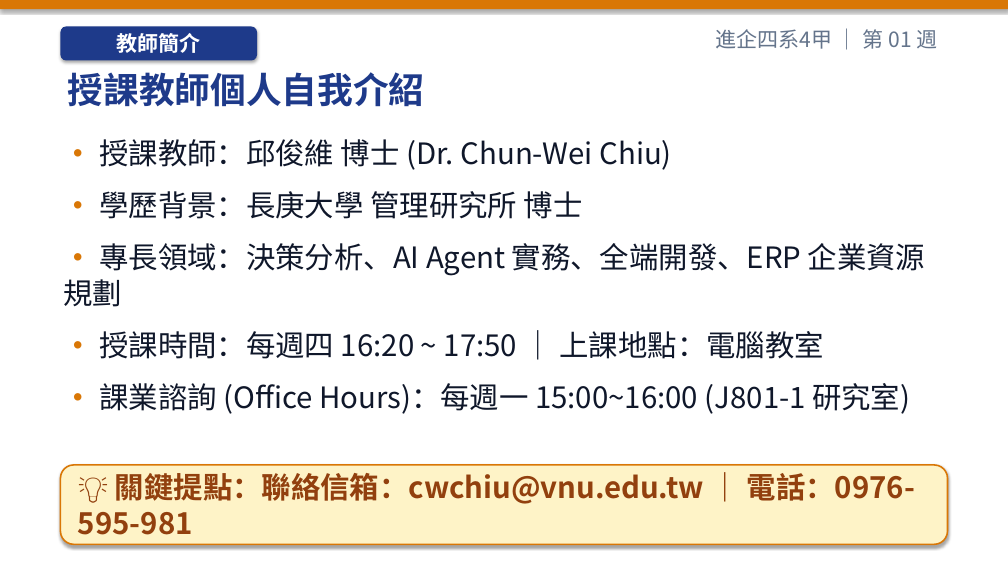
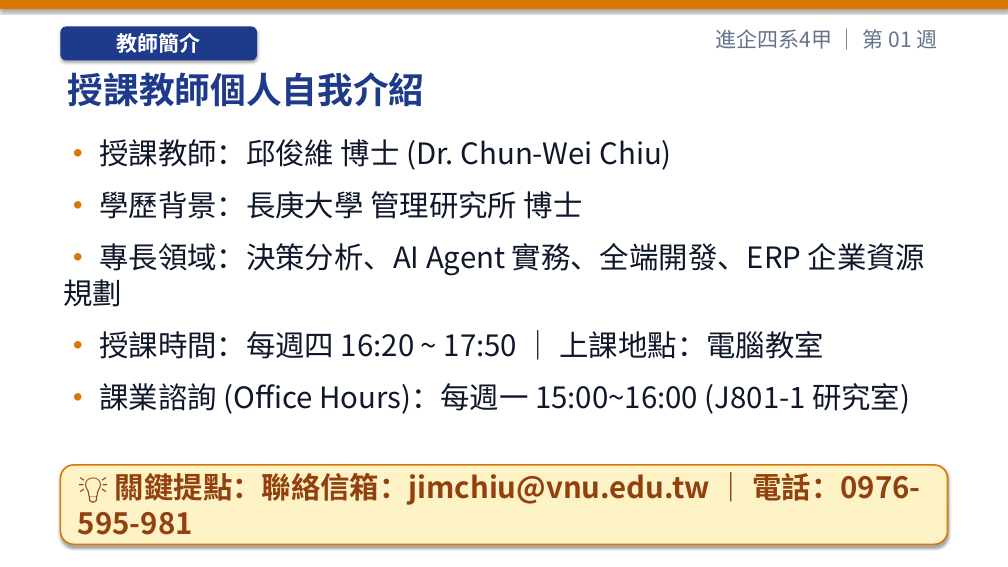
Before and after one commit to h12s12bs/vnu-enterprise-resource-planning, a slide deck: slide 2 of 01_每週教學簡報_PPT/ERP_第01週_課程導論、ERP_概念演進與數位轉型.pptx. Drawn at 1008x567 pixels with LibreOffice and Linux fonts; fonts in the diff are those of the drawing. Boxes give left, top, right and bottom in pixels: in the first picture for what was removed or moved away, otherwise in the second. Text is boxed around its words. In the diff, an @@ line names an element or a change of style, - is before the commit and + after.

```diff
--- a/01_每週教學簡報_PPT/ERP_第01週_課程導論、ERP_概念演進與數位轉型.pptx
+++ b/01_每週教學簡報_PPT/ERP_第01週_課程導論、ERP_概念演進與數位轉型.pptx
@@ text in rounded rectangle at [78, 473, 920, 535]: text changed @@
-💡 關鍵提點：聯絡信箱：cwchiu@vnu.edu.tw ｜ 電話：0976-595-981
+💡 關鍵提點：聯絡信箱：jimchiu@vnu.edu.tw ｜ 電話：0976-595-981
```
Also in this commit, not shown: 3 other slides changed, 26 other files.
